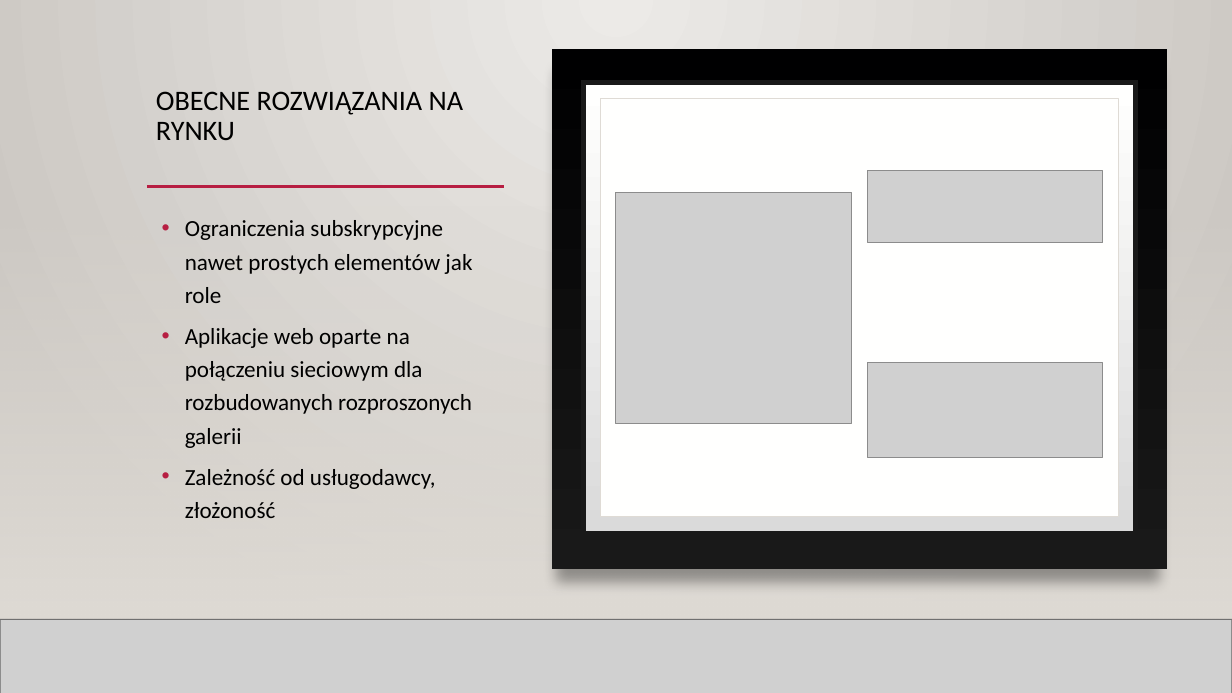
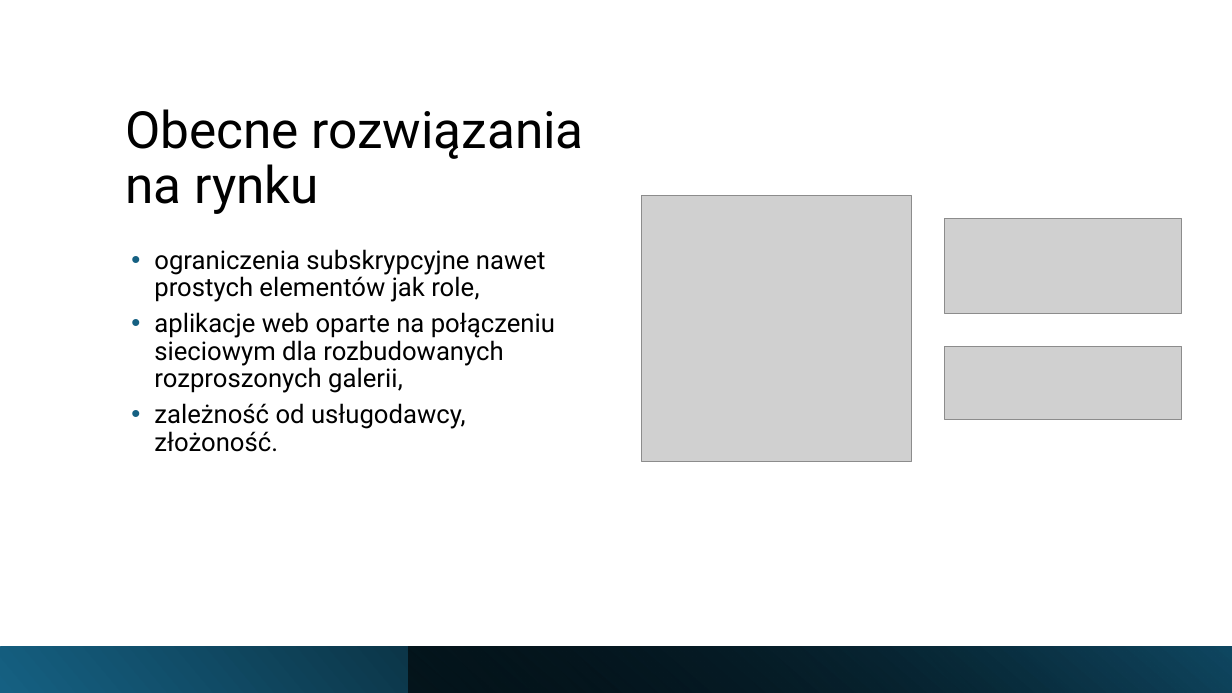
Before and after one commit to oliwiaglodek/MuzeumWPF, a slide deck: slide 7 of Prezentacja na obronę.pptx. Drawn at 1232x693 pixels with LibreOffice and Linux fonts; fonts in the diff are those of the drawing; grey boxes stand for pictures; background and template pictures are left out. Boxes give left, top, right and bottom in pixels: in the first picture for what was removed or moved away, otherwise in the second. Text is boxed around its words. In the diff, an @@ line names an element or a change of style, - is before the commit and + after.

```diff
--- a/Prezentacja na obronę.pptx
+++ b/Prezentacja na obronę.pptx
@@ background gradient #ECEAE7 to #CAC7C1 to #FFFFFF @@
@@ rectangle removed at bbox=[0, 0, 1232, 693] @@
@@ title "Obecne rozwiązania na rynku" at bbox=[125, 109, 584, 214]: vertical alignment top to bottom @@
@@ rectangle removed at bbox=[552, 49, 1167, 569] @@
@@ rectangle removed at bbox=[584, 82, 1136, 533] @@
@@ title at bbox=[125, 109, 584, 214]: text changed; size 22 to 40 pt; font Calibri to Roboto @@
-OBECNE ROZWIĄZANIA NA RYNKU
+Obecne rozwiązania na rynku
@@ rectangle removed at bbox=[601, 99, 1119, 517] @@
@@ rectangle removed at bbox=[0, 204, 1232, 619] @@
@@ line removed from (147, 187) to (1118, 187) @@
@@ line removed from (147, 187) to (504, 187) @@
@@ picture: place and size @@
-picture at bbox=[616, 192, 851, 424]
+picture at bbox=[641, 195, 911, 461]
@@ picture: place and size @@
-picture at bbox=[868, 363, 1104, 457]
+picture at bbox=[945, 218, 1182, 313]
@@ text at bbox=[154, 249, 555, 452]: text changed; size 18 to 20 pt; font Calibri to Roboto @@
-• Ograniczenia subskrypcyjne nawet prostych elementów jak role
-• Aplikacje web oparte na połączeniu sieciowym dla rozbudowanych rozproszonych galerii
-• Zależność od usługodawcy, złożoność
+• ograniczenia subskrypcyjne nawet prostych elementów jak role,
+• aplikacje web oparte na połączeniu sieciowym dla rozbudowanych rozproszonych galerii,
+• zależność od usługodawcy, złożoność.
@@ picture: place and size @@
-picture at bbox=[868, 171, 1104, 243]
+picture at bbox=[945, 347, 1182, 420]
@@ line removed from (0, 619) to (1232, 619) @@
@@ picture removed at bbox=[0, 619, 1232, 693] @@
@@ line removed from (0, 619) to (1232, 619) @@
@@ rectangle added at bbox=[0, 647, 1232, 693], fill gradient #156082 to #000000 @@
@@ rectangle: place and size @@
-rectangle at bbox=[0, 204, 1232, 619]
+rectangle at bbox=[409, 647, 1232, 693]
@@ rectangle at bbox=[409, 647, 1232, 693]: fill gradient #DFDBD5 to gradient #000000 to #104862; mirrored @@
```
Also in this commit, not shown: 20 other slides changed, 1 slide removed, 1 other file.
